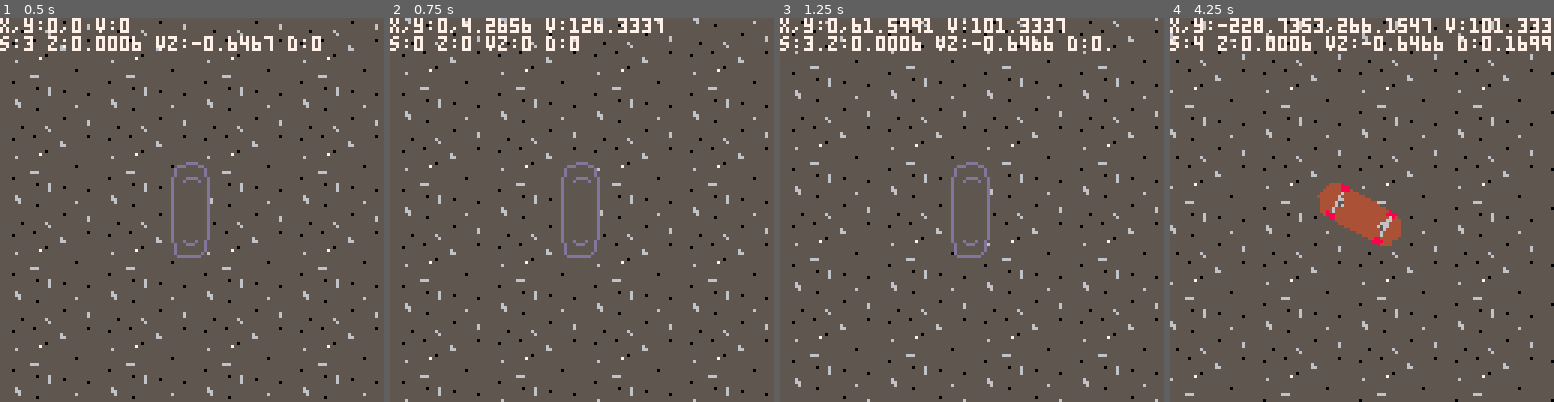
Above: before the commit, frames 1-4 (left to right).
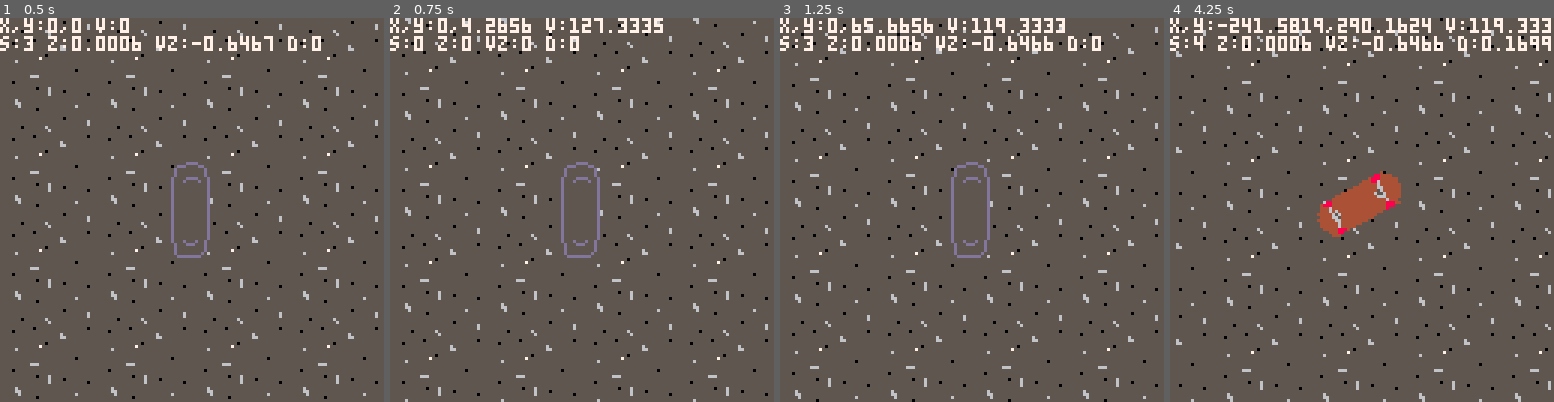
Above: after the commit, the same moments.

Repository: sthilaid/pico-8-carts
Game: PICO-8 cartridge skate.p8
The game is run twice, just before and just after one commit, with the same random seed, the same clock (stepped at 60 frames per second) and the same inputs.
Inputs:
- Up to frame 1 (0.5 s): tap X (X key) at 0.33 s
- Up to frame 2 (0.75 s): tap O (Z key) at 0.7 s
- Up to frame 3 (1.25 s): tap X (X key) at 1.07 s
- Up to frame 4 (4.25 s): hold Right 1.6-2.1 s; tap O (Z key) every 0.4 s from 1.7 to 4.1 s; tap X (X key) at 1.85, 2.97, 4.08 s; hold Up 2.15-2.42 s; hold Right 2.47-3.03 s; hold Left 3.08-3.58 s; hold Down 3.63-3.97 s; hold Right from 4.02 s (still down)

Frame 1 is identical in both runs. In frame 2, less than 0.1% of the frame differs, in the area x 53-72%, y 0-4%; in frame 3, 6.1%; in frame 4, 8.6%, in the area x 0-100%, y 0-100%.

Commit message:
fixed flip trick anim

Diff:
--- a/skate.p8
+++ b/skate.p8
@@ -19,7 +19,7 @@
 g_maxJmpImpulse = 5
 g_inairAnimUp={0,5,10,15,10,5,0}
 g_flipHalfAnim={0,5,10,15,20}
-g_groundFriction = 50
+g_groundFriction = 20
 
 -->8
 -- updates
@@ -98,7 +98,6 @@
    local vx,vy = g_skate.v * sin(g_skate.dir), g_skate.v * cos(g_skate.dir) -- angle zero toward top
    g_skate.x += vx*dt
    g_skate.y += vy*dt
-   g_skate.v = max(0, g_skate.v - g_groundFriction*dt)
 
    if isAirState(g_skate.state) then
       g_skate.z += g_skate.vz*dt
@@ -109,7 +108,7 @@
          nextState(state_ride)
       end
    else
-      print("ERROR Unhandled state: "..g_skate.state)
+      g_skate.v = max(0, g_skate.v - g_groundFriction*dt)
    end
 end
 
@@ -140,13 +139,14 @@
    elseif g_skate.state == state_flip then
       local airScale = lerp(1,1.5,invlerp(0,2,g_skate.z))
       local heightRatio = 1.0 - abs(g_skate.vz / g_maxJmpImpulse)
-      local sprIndex = min(flr(heightRatio * #g_flipHalfAnim + 1), #g_flipHalfAnim)
+      local sprIndex = clamp(1, #g_flipHalfAnim, flr(heightRatio * #g_flipHalfAnim + 1))
       local flipSprite = g_flipHalfAnim[sprIndex]
       if g_skate.vz > 0 then
          draw_rotated_tile(x,y,g_skate.dir,flipSprite,6,4,false,airScale)
       else
-         -- todo correct angle because of flipping sprite
-         draw_rotated_tile(x,y,g_skate.dir,flipSprite,6,4,true,airScale)
+         -- flip skate dir because flip is first than rotation second which
+         -- result in rotation in wrong direction
+         draw_rotated_tile(x,y,-g_skate.dir,flipSprite,6,4,true,airScale)
       end
    end
 end
